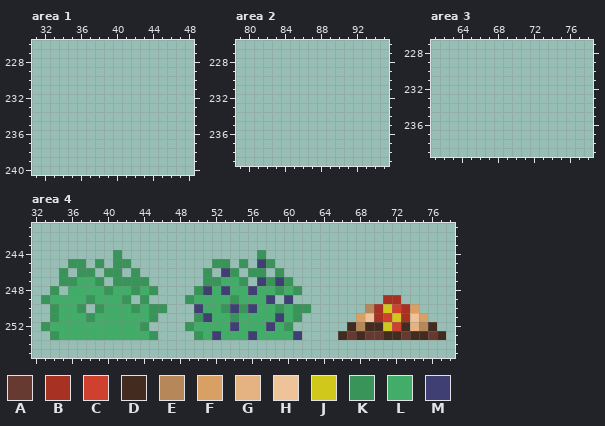
Two versions of one pixel-art file, Textures/Game Developments/Tile Chart.ase. The picture above was drawn from the file before the commit.
256x256 pixels, 1 frame. Pixels under 10% opacity are left out. Colours within 5 levels of each other are drawn and written as one. Shown: area 1: x 31..48, y 226..240; area 2: x 79..95, y 226..239; area 3: x 61..78, y 227..239; area 4: x 32..78, y 241..255. The commit also changed other parts of the picture, which this record leaves out.
Palette (. is transparent): A #663931  B #a73123  C #d0402f  D #442b1f  E #b68859  F #d9a066  G #e5b281  H #eec39a  J #d0c81a  K #389458  L #42ad68  M #3f3f74
Pixels before, area 4, first column x 33:
244 ........K...............K....................
245 ...KK.K.KK.........KK.K.MK...................
246 ..K.KK.KK.K.......K.MK.KK.K..................
247 ..KKLLK.KKKK......KKLLK.MKMK.................
248 .K.LLLLKLLKLK....KMLMLLMLLKLK................
249 KLLLLKLLLK.K....KLLLLKLLLM.M..........BB.....
250 .KLLK.KLLLKLKK...MLLKMKMLLKLKK......EBJCBF...
251 .KLLLKLLLLLLK....KMLLKLLLLMLK......FHBCJBHF..
252 KLLLLLLLLLLK....KLLLLMLLLMLK......DEDDJCDGED.
253 .KLLLLLLLLLLK....KLMLLLMLLLLM....DADAADDADDAD
And afterwards:
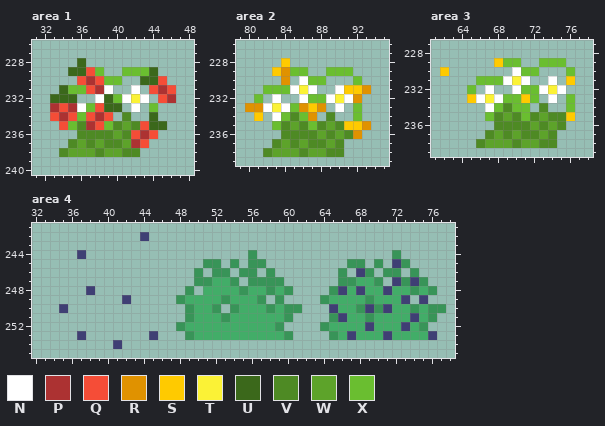
Colours new in this view: N #ffffff  P #ac3232  Q #f54d37  R #e09200  S #ffca00  T #fbf236  U #3b681b  V #4e8a24  W #5da32a  X #6abe30
Edits made:
Changed rows in their new state; - is an unchanged pixel.
Area 1:
first column x 33:
228 ---U----------
229 --UUQX--XXXU--
230 ---QPQXX--UUQ-
231 -UXXQPN--N-QPQ
232 UUU--NUXNTN-QP
233 PQPNXQUU-N-X--
234 QPQXQPQ-V--U--
235 -QXVPQXVWVQUU-
236 ---VVVVWVQPQ--
237 --VWVWVVWPQ---
238 -VWWWVWWVV----
Area 2:
first column x 80:
228 ----S---------
229 ---SRXX--XXX--
230 ----R-NXX---X-
231 --XXXNTN--NSSR
232 -X-N--NXXNTNR-
233 RRNTNXRSR-N-X-
234 -S-NXVXR-V--X-
235 ---XVWVXVWVSSR
236 ----VVVVWVWVR-
237 ---VWVWVVWV---
238 --VWWWVWWVV---
Area 3:
first column x 62:
229 ------SXX--XXX-
230 S-------NXX---X
231 ----XXXNTN--N-S
232 ---X-N--NXXNTN-
233 ---SNTNXXSX-N-X
234 -----NXVXX-V--X
235 -----XVWVXVWVVS
236 ------VVVVWVWV-
237 -----VWVWVVWV--
238 ----VWWWVWWVV--
Area 4:
first column x 33:
242 -----------M---------------------------------
244 ----M---.--------------K.--------------K-----
245 ---..-.-..--------K-.K.KK.--------KK-K-MK----
246 --.-..-..-.------K.KK.K-.K.------K-MK-KK-K---
247 --.....-....-----K-L-K.KK-K.-----KKLLK-MKMK--
248 -.-..M.......---K.L-L-KL-KLK.---KMLMLLMLLKLK-
249 .........M-.---KL---KL--K.K.---KLLLLKLLLM-M--
250 -.M..-........--KL-K.KLL-KLK-.--MLLKMKMLLKLKK
251 -............---KLL-KL----LK.---KMLLKLLLLMLK-
252 ............---KL----L---LK.---KLLLLMLLLMLK.-
253 -...M.......M---KL-L---L---K.---KLMLLLMLLLLM.
254 --------M------------------------------------
Boxes around the changes in both pictures, in picture pixels (x1, y1, x2, y2):
added: (50, 58, 176, 157)
added: (245, 58, 371, 157)
added: (440, 58, 575, 148)
changed: (41, 232, 446, 349)
